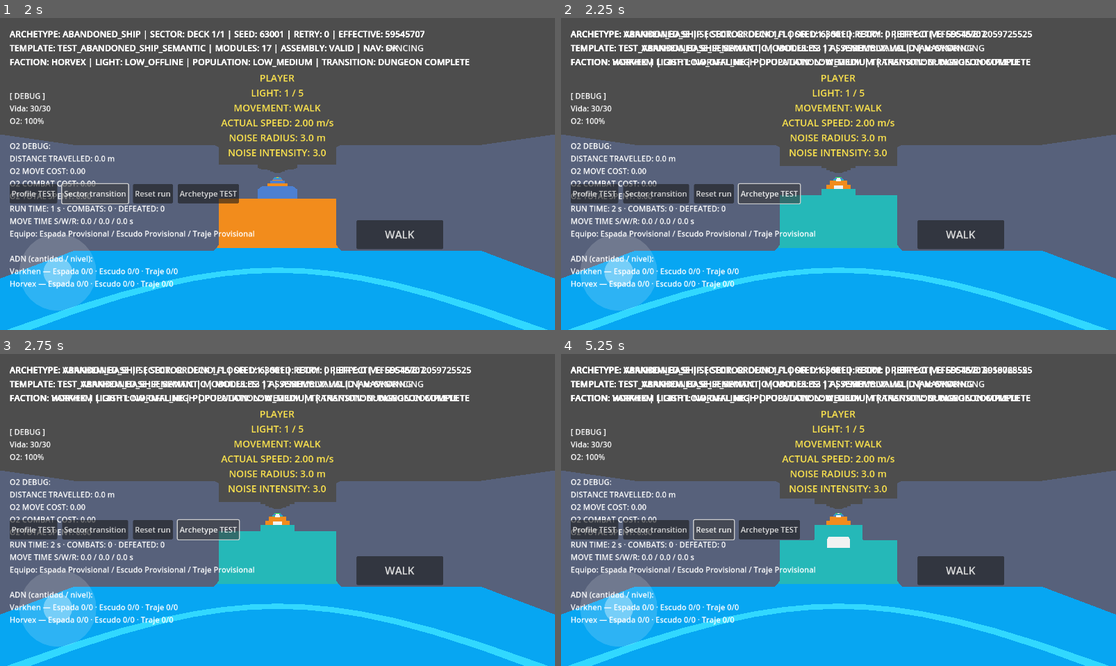
Above: before the commit, frames 1-4 (two rows, left to right).
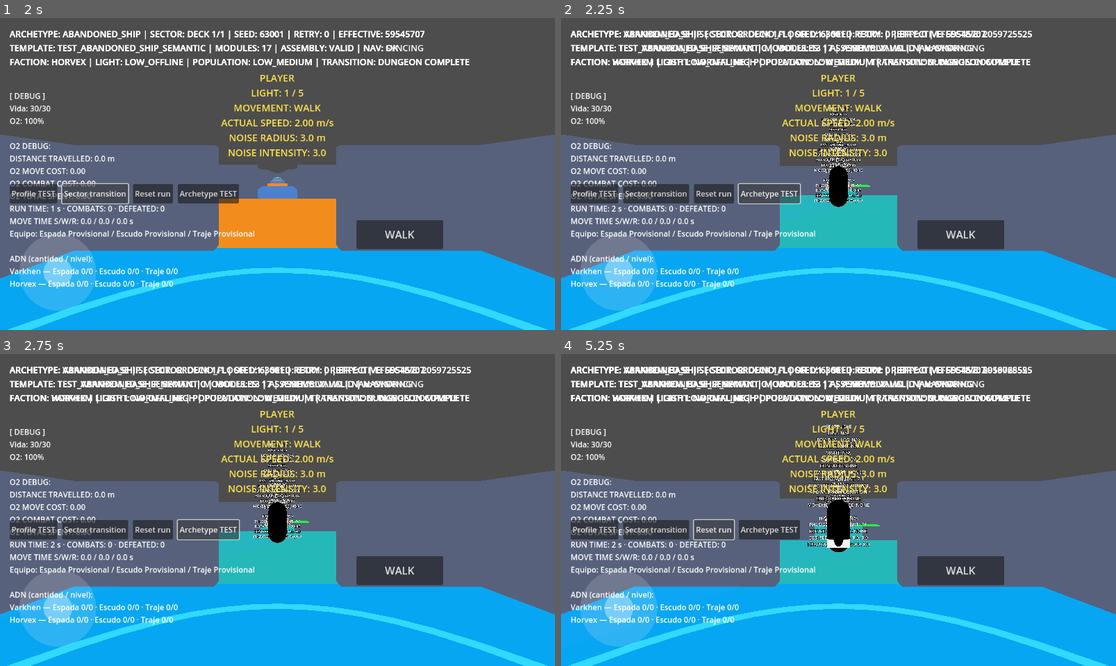
Above: after the commit, the same moments.

Repository: ChrisSs87/RogueSpace
Game: Godot game, scene res://scenes/tests/Stage6JArchetypePrototype.tscn
The game is run twice, just before and just after one commit, with the same random seed, the same clock (stepped at 60 frames per second) and the same inputs. This scene is started directly instead of the project's main scene.
Inputs:
- Up to frame 1 (2 s): click "Profile TEST" at 0.5 s; click "Sector transition" at 1.25 s
- Up to frame 2 (2.25 s): click "Archetype TEST" at 2 s
- Up to frame 3 (2.75 s): no input
- Up to frame 4 (5.25 s): click "WALK" at 2.75 s; click "RUN" at 3.5 s; click "STEALTH" at 4.25 s; click "Reset run" at 5 s

Frame 1 is identical in both runs. In frame 2, 1.1% of the frame differs, in the area x 45-56%, y 28-61%; in frame 3, 1.1%; in frame 4, 1.6%, in the area x 44-58%, y 22-64%.

Commit message:
feat: runtime content encounters v1

Diff:
--- a/scripts/world/Stage6GProceduralPrototype.gd
+++ b/scripts/world/Stage6GProceduralPrototype.gd
@@ -7,6 +7,7 @@
 const DIRECTOR := preload("res://scripts/world/RunDirector.gd")
 const ARCHETYPE_DIRECTOR := preload("res://scripts/world/DungeonArchetypeDirector.gd")
 const CONTENT_DIRECTOR := preload("res://scripts/world/ContentPlacementDirector.gd")
+const CONTENT_RUNTIME_CONSUMER := preload("res://scripts/world/ContentPlacementRuntimeConsumer.gd")
 const TEMPLATE := preload("res://resources/run/DungeonTemplateResource.gd")
 const TEST_TEMPLATE_A := preload("res://resources/run/test_templates/TestCorridorHeavy.tres")
 const TEST_TEMPLATE_B := preload("res://resources/run/test_templates/TestRoomBranchHeavy.tres")
@@ -39,6 +40,8 @@
 var exit_point := Vector3(0, 0.9, 0)
 var current_plan: DungeonPlan
 var current_content_plan: ContentPlacementPlan
+var current_content_profile: ContentPlacementProfileResource
+var current_runtime_content_report: Dictionary = {}
 var assembly_error := ""
 var _assembly_signature := ""
 var _topology_signature := ""
@@ -120,7 +123,7 @@
 
 
 func get_active_content_profile_id() -> StringName:
-	var profile: ContentPlacementProfileResource = TEST_CONTENT_PROFILE_A if test_content_profile_index == 0 else TEST_CONTENT_PROFILE_B
+	var profile := _active_content_profile()
 	return profile.stable_id
 
 
@@ -223,6 +226,8 @@
 	await _bake(root)
 	nav_ready = await _await_navigation_ready()
 	nav_sync_state = "OK" if nav_ready else "FAIL"
+	if nav_ready:
+		_validate_runtime_content_navigation()
 	_reposition_player()
 	_update_debug()
 	print("6G ASSEMBLY seed=%d sector_retry=%d effective_sector_seed=%d modules=%d proxies=%d vertices=%d polygons=%d vali …(298 unchanged characters)…
@@ -1115,7 +1120,7 @@
 
 
 func _clear_previous_assembly() -> void:
-	for name in [&"AssembledModules", &"NavigationBakeProxies", &"BakedNavigationRegion", &"ContentSlotDebug", &"SectorTransitionDebug", &"SemanticLocationDebug"]:
+	for name in [&"AssembledModules", &"NavigationBakeProxies", &"BakedNavigationRegion", &"ContentSlotDebug", &"RuntimeContent", &"SectorTransitionDebug", &"SemanticLocationDebug"]:
 		var old := get_node_or_null(NodePath(name))
 		if old != null:
 			if old == nav_region:
@@ -1128,6 +1133,8 @@
 	bake_source_bounds = AABB()
 	bake_proxy_reports.clear()
 	current_content_plan = null
+	current_content_profile = null
+	current_runtime_content_report.clear()
 	module_count = 0
 	nav_mesh = null
 	nav_region = null
@@ -1242,9 +1249,14 @@
 	var old := get_node_or_null("ContentSlotDebug")
 	if old != null:
 		old.free()
+	var old_runtime := get_node_or_null("RuntimeContent")
+	if old_runtime != null:
+		old_runtime.free()
+	current_runtime_content_report.clear()
 	if current_plan == null or not assembly_valid:
 		return
-	var profile: ContentPlacementProfileResource = TEST_CONTENT_PROFILE_A if test_content_profile_index == 0 else TEST_CONTENT_PROFILE_B
+	var profile := _active_content_profile()
+	current_content_profile = profile
 	current_content_plan = CONTENT_DIRECTOR.build(current_plan, profile, seed)
 	if not current_content_plan.is_valid():
 		push_error("6I content placement failed: %s" % current_content_plan.generation_error)
@@ -1270,6 +1282,45 @@
 		marker.set_meta("content_slot_id", slot.unique_id)
 		marker.set_meta("category", slot.category)
 		root.add_child(marker)
+	_rebuild_runtime_content(profile)
+
+
+func _active_content_profile() -> ContentPlacementProfileResource:
+	if active_template != null and active_template.content_placement_profile != null:
+		return active_template.content_placement_profile
+	return TEST_CONTENT_PROFILE_A if test_content_profile_index == 0 else TEST_CONTENT_PROFILE_B
+
+
+func _rebuild_runtime_content(profile: ContentPlacementProfileResource) -> void:
+	if current_content_plan == null or profile == null:
+		return
+	var root := Node3D.new()
+	root.name = "RuntimeContent"
+	add_child(root)
+	current_runtime_content_report = CONTENT_RUNTIME_CONSUMER.consume(current_content_plan, profile, root)
+
+
+func _validate_runtime_content_navigation() -> void:
+	var root := get_node_or_null("RuntimeContent") as Node3D
+	if root == null or nav_region == null:
+		return
+	var map := nav_region.get_navigation_map()
+	var start := NavigationServer3D.map_get_closest_point(map, start_point)
+	var rejected: Array[String] = []
+	for child in root.get_children():
+		if not child is Enemy:
+			continue
+		var target := NavigationServer3D.map_get_closest_point(map, (child as Node3D).global_position)
+		var path := NavigationServer3D.map_get_path(map, start, target, true)
+		if path.size() <= 1:
+			rejected.append(String(child.get_meta("content_slot_id", &"")))
+			child.queue_free()
+	if not rejected.is_empty():
+		current_runtime_content_report["navigation_rejected"] = rejected
+
+
+func get_runtime_content_metrics() -> Dictionary:
+	return current_runtime_content_report.duplicate(true)
 
 
 func _content_slot_is_safe(slot: DungeonContentSlot, modules: Node3D) -> bool:
